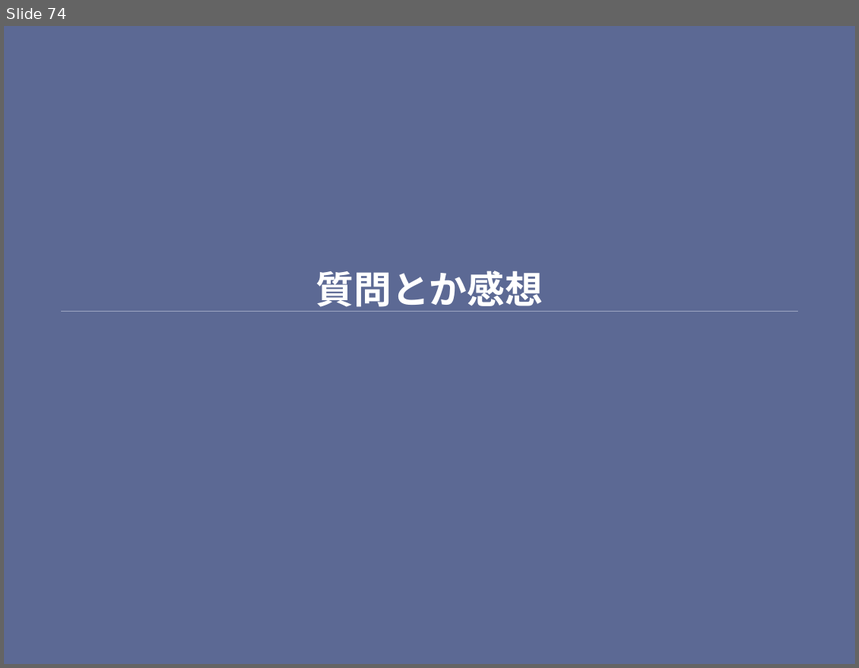
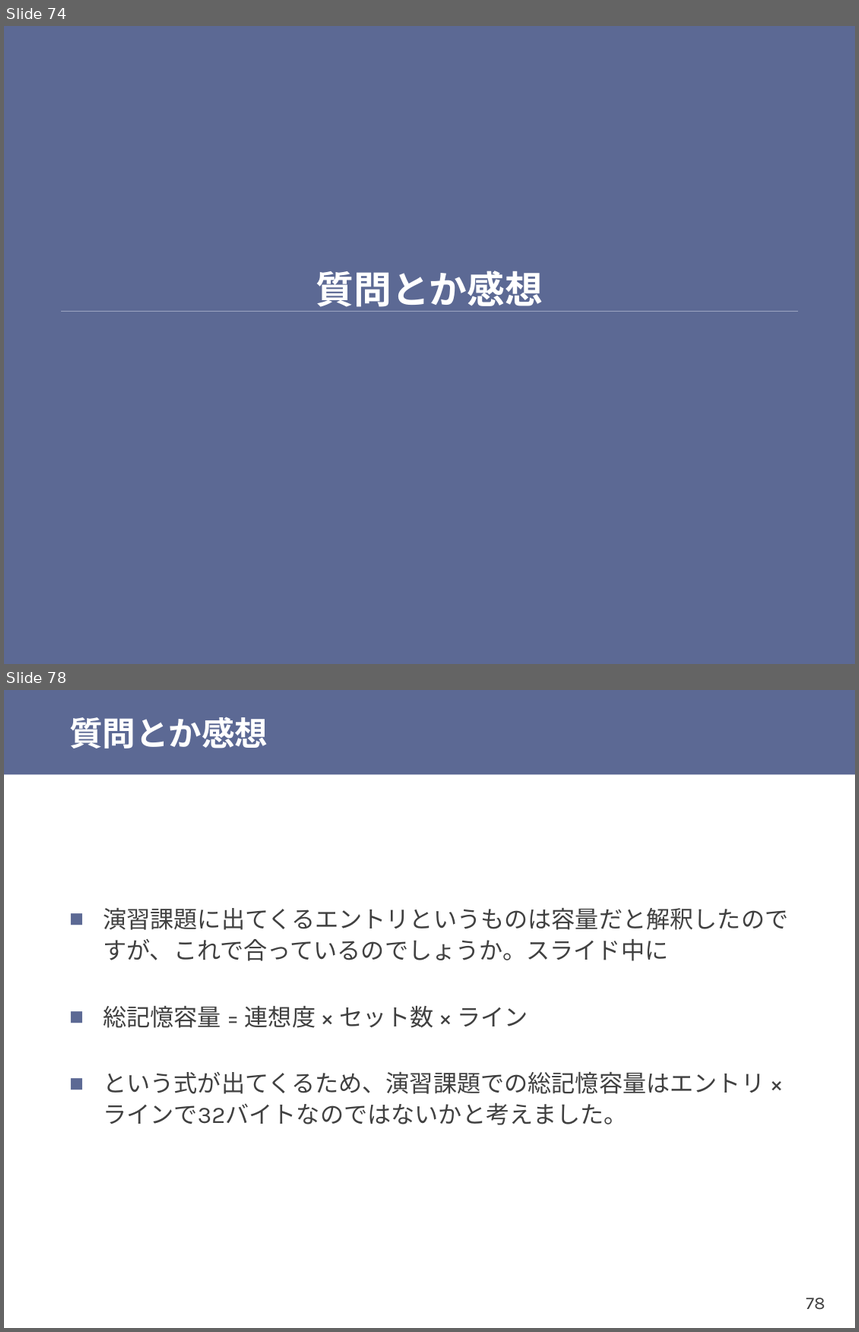
Before and after one commit to shioyadan/otya-computer-architecture-i, a slide deck: cai-shioya-11.pptx. Shown one above the other, each under a label of ours: slide 74 before the commit, slides 74 and 78 after it; the slides between them are not shown. The pictures are 859x668 and 859x1332 pixels, drawn with LibreOffice and Linux fonts; fonts in the diff are those of the drawing. Boxes give left, top, right and bottom in pixels: in the first picture for what was removed or moved away, otherwise in the second. Text is boxed around its words. In the diff, an @@ line names an element or a change of style, - is before the commit and + after.

```diff
--- a/cai-shioya-11.pptx
+++ b/cai-shioya-11.pptx
@@ slide 78 added at (x1=4, y1=690, x2=855, y2=1328), background #FFFFFF @@
@@ rectangle added at (x1=4, y1=690, x2=855, y2=774), fill #5C6994 @@
@@ title added at (x1=69, y1=717, x2=268, y2=749), 28 pt, text #FFFFFF, bold @@
+質問とか感想
@@ text added at (x1=103, y1=908, x2=788, y2=1125), 20 pt, text #404040 @@
+■ 演習課題に出てくるエントリというものは容量だと解釈したのですが、これで合っているのでしょうか。スライド中に
+■ 総記憶容量 = 連想度 × セット数 × ライン
+■ という式が出てくるため、演習課題での総記憶容量はエントリ × ラインで32バイトなのではないかと考えました。
@@ page number added at (x1=806, y1=1298, x2=825, y2=1310), 15 pt, text #404040 @@
+78
```
Also in this commit, not shown: 3 slides changed, 16 other slides added, 1 other file.
